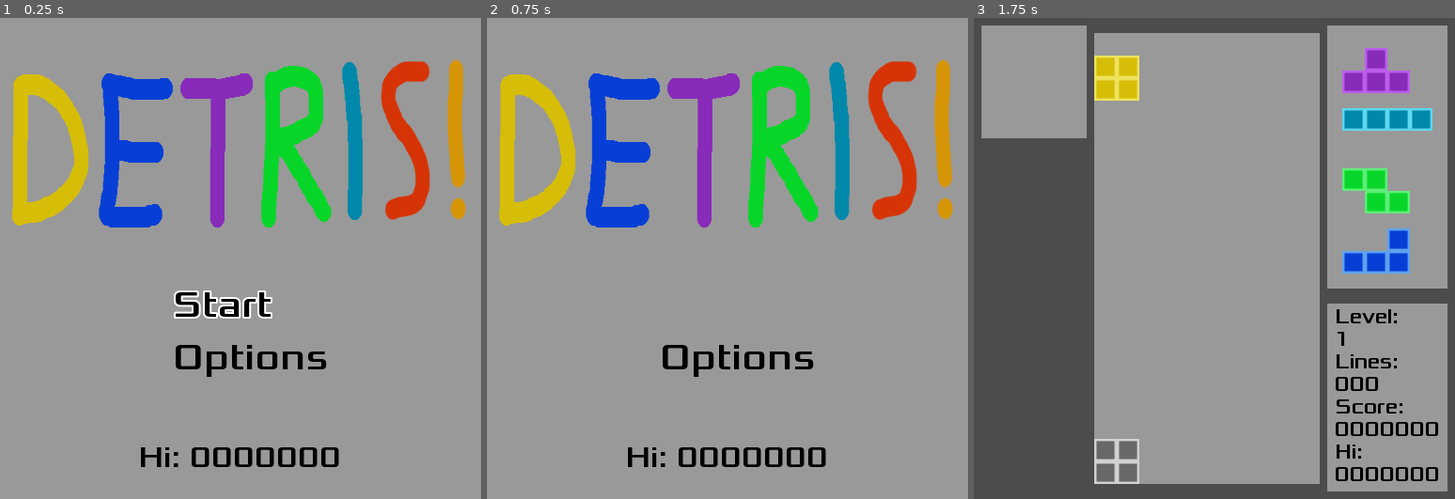
Above: before the commit, frames 1-3 (left to right).
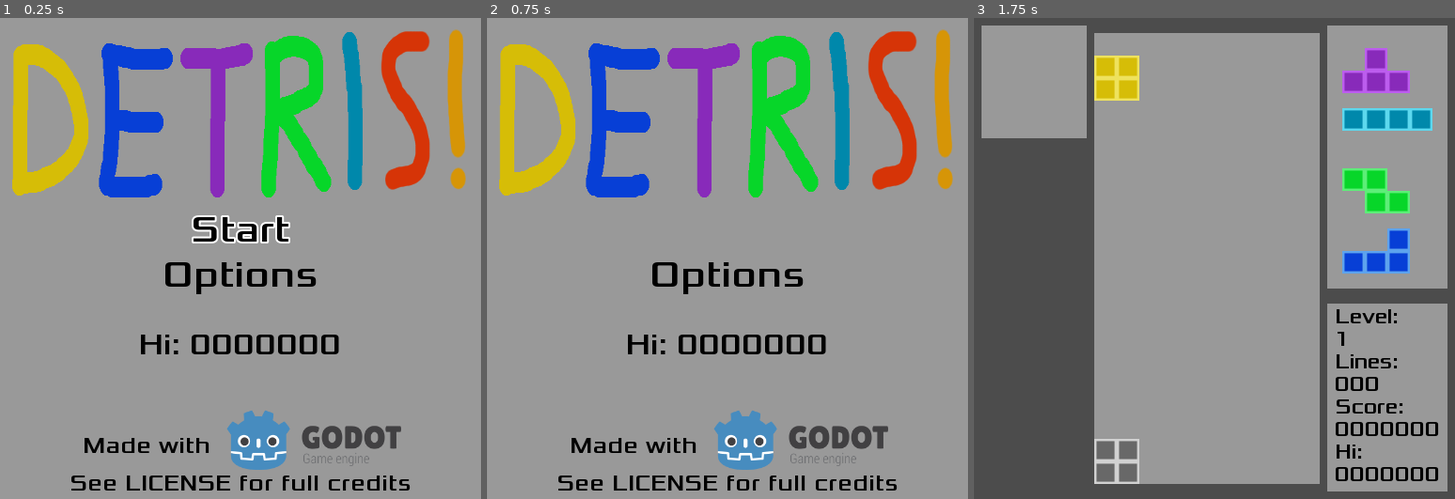
Above: after the commit, the same moments.

Repository: Boyquotes/Godot-Detris
Game: Godot game, scene res://TitleScreen.tscn
Same seed, same stepped clock (60 frames per second), same inputs: the game is played once before the commit and once after it. Sound files missing from this copy of the repository are replaced by a short silence.
Inputs (mouse positions are in pixels of both pictures, inside the frame that each line leads up to):
- Up to frame 1 (0.25 s): no input
- Up to frame 2 (0.75 s): tap Enter (ui_accept) at 0.5 s; move the mouse to (833, 234) at 0.52 s; hold Right (mino_right) from 0.53 s (still down); tap Z (mino_anticlockwise) at 0.6 s; click (833, 234) at 0.67 s
- Up to frame 3 (1.75 s): tap Enter (ui_accept) at 0.77, 1.52 s; move the mouse to (1118, 282) at 1.27 s; release Right (mino_right) at 1.28 s; hold Left (mino_left) from 1.28 s (still down); tap X (mino_clockwise) at 1.35 s

The runs differ from the first frame. In frame 1, 21% of the frame differs, in the area x 2-97%, y 2-99%; in frame 2, 19%; in frame 3, nothing differs.

Commit message:
Restructure TitleScreen with Godot Engine logo

Diff:
--- a/TitleScreen.tscn
+++ b/TitleScreen.tscn
@@ -7,6 +7,7 @@
 [ext_resource path="res://SFX/Menu_Navigate_02.wav" type="AudioStream" id=5]
 [ext_resource path="res://SFX/Shoot_01.wav" type="AudioStream" id=6]
 [ext_resource path="res://fonts/highlight_font_40.tres" type="DynamicFont" id=7]
+[ext_resource path="res://godot_logo.png" type="Texture" id=8]
 
 [sub_resource type="DynamicFont" id=1]
 size = 40
@@ -18,6 +19,14 @@
 [sub_resource type="DynamicFont" id=3]
 size = 32
 font_data = ExtResource( 2 )
+
+[sub_resource type="DynamicFont" id=4]
+size = 24
+font_data = ExtResource( 2 )
+
+[sub_resource type="Theme" id=5]
+default_font = SubResource( 4 )
+Label/fonts/font = null
 
 [node name="TitleScreen" type="Node2D"]
 script = ExtResource( 3 )
@@ -45,9 +54,9 @@
 anchor_right = 0.5
 anchor_bottom = 0.5
 margin_left = -264.0
-margin_top = -232.0
+margin_top = -264.0
 margin_right = 484.0
-margin_bottom = -8.0
+margin_bottom = -40.0
 rect_scale = Vector2( 0.7, 1 )
 texture = ExtResource( 1 )
 __meta__ = {
@@ -55,15 +64,13 @@
 }
 
 [node name="StartLabel" type="Label" parent="Control"]
-anchor_left = 0.5
 anchor_top = 0.5
-anchor_right = 0.5
+anchor_right = 1.0
 anchor_bottom = 0.5
-margin_left = -72.0
-margin_top = 24.0
-margin_right = 89.0
-margin_bottom = 73.0
+margin_top = -56.0
+margin_bottom = -7.0
 text = "Start"
+align = 1
 __meta__ = {
 "_edit_use_anchors_": false
 }
@@ -72,25 +79,61 @@
 anchor_top = 1.0
 anchor_right = 1.0
 anchor_bottom = 1.0
-margin_top = -64.0
-margin_bottom = -25.0
+margin_top = -184.0
+margin_bottom = -145.0
 custom_fonts/font = SubResource( 3 )
-text = "High score: 0"
+text = "Hi: 0000000"
 align = 1
 __meta__ = {
 "_edit_use_anchors_": false
 }
 
 [node name="OptionsLabel" type="Label" parent="Control"]
-anchor_left = 0.5
 anchor_top = 0.5
-anchor_right = 0.5
+anchor_right = 1.0
 anchor_bottom = 0.5
-margin_left = -72.0
-margin_top = 80.0
-margin_right = 175.0
-margin_bottom = 129.0
+margin_top = -8.0
+margin_bottom = 41.0
 text = "Options"
+align = 1
+__meta__ = {
+"_edit_use_anchors_": false
+}
+
+[node name="SmallPrint" type="Control" parent="Control"]
+margin_right = 512.0
+margin_bottom = 512.0
+theme = SubResource( 5 )
+__meta__ = {
+"_edit_lock_": true
+}
+
+[node name="MadeWith" type="Label" parent="Control/SmallPrint"]
+margin_left = 88.0
+margin_top = 440.0
+margin_right = 224.0
+margin_bottom = 470.0
+text = "Made with"
+__meta__ = {
+"_edit_use_anchors_": false
+}
+
+[node name="Licences" type="Label" parent="Control/SmallPrint"]
+anchor_top = 0.5
+anchor_right = 1.0
+anchor_bottom = 0.5
+margin_top = 224.0
+margin_bottom = 254.0
+text = "See LICENSE for full credits"
+align = 1
+
+[node name="GodotLogo" type="TextureRect" parent="Control/SmallPrint"]
+margin_left = 232.0
+margin_top = 408.0
+margin_right = 573.0
+margin_bottom = 546.0
+rect_scale = Vector2( 0.6, 0.6 )
+texture = ExtResource( 8 )
 __meta__ = {
 "_edit_use_anchors_": false
 }
Not shown: 1 places in TitleScreen.tscn that only renumber resources
Binary file added: godot_logo.png
Not shown, added: godot_logo.png.import
Not shown, changed: LICENSE
